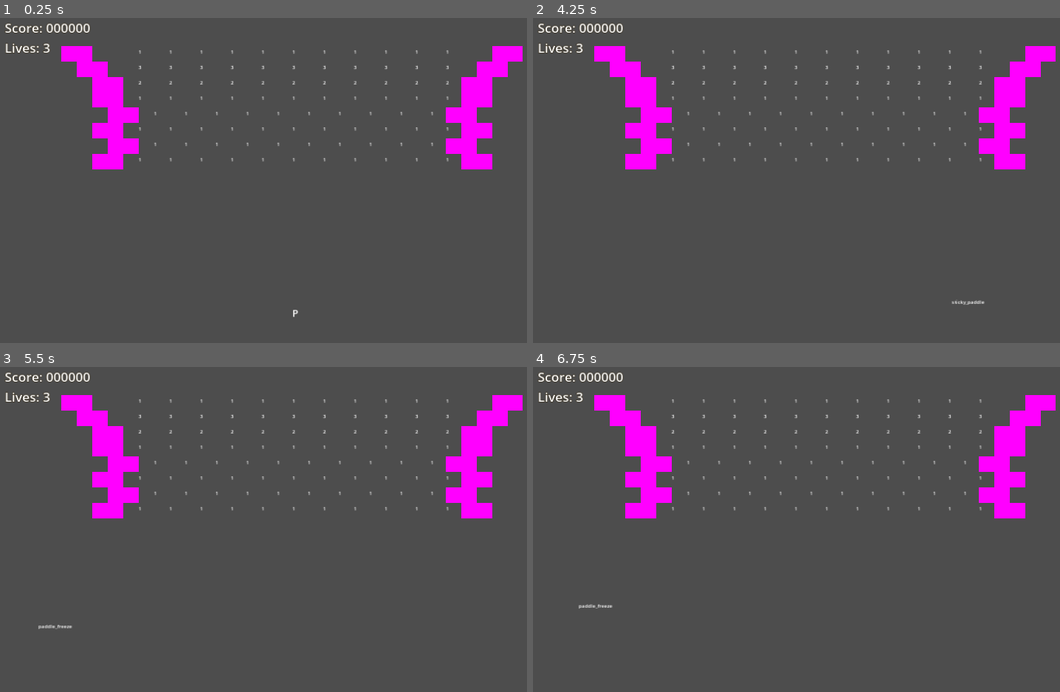
Above: before the commit, frames 1-4 (two rows, left to right).
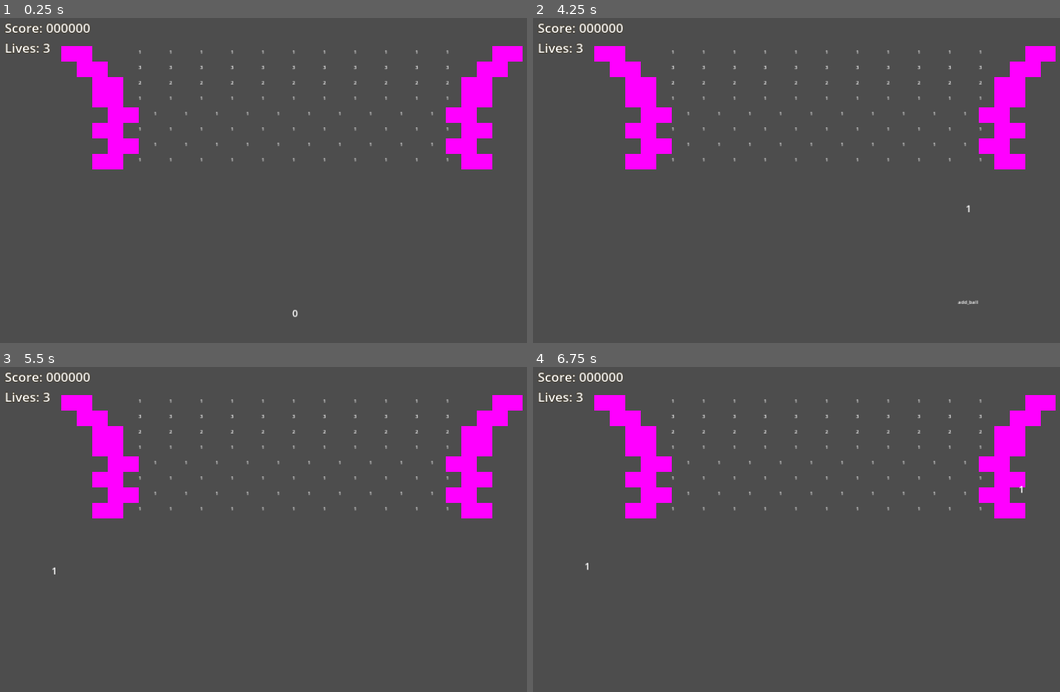
Above: after the commit, the same moments.

Repository: O-39889/brickout
Game: Godot game, scene res://scenes/main_level.tscn
Two runs of this game, one before a commit and one after it. Both use one fixed random seed, a clock stepped at 60 frames per second and the inputs below.
Inputs (mouse positions are in pixels of both pictures, inside the frame that each line leads up to):
- Up to frame 1 (0.25 s): no input
- Up to frame 2 (4.25 s): tap Enter at 0.5 s; move the mouse to (859, 174) at 0.52 s; click (859, 174) at 0.67 s; tap R (debug_restart) every 0.75 s from 1.25 to 3.5 s; move the mouse to (796, 177) at 1.27 s; click (796, 177) at 1.42 s; move the mouse to (838, 170) at 2.02 s; click (838, 170) at 2.17 s; move the mouse to (817, 180) at 2.77 s; click (817, 180) at 2.92 s; move the mouse to (870, 180) at 3.52 s; click (870, 180) at 3.67 s; tap F3 (debug_3) at 4.15 s
- Up to frame 3 (5.5 s): tap R (debug_restart) at 4.25 s; move the mouse to (247, 523) at 4.27 s; click (247, 523) at 4.42 s; tap F4 (debug_4) at 4.9 s; move the mouse to (300, 526) at 5.02 s; click (300, 526) at 5.17 s
- Up to frame 4 (6.75 s): tap F5 (debug_5) at 5.65 s; move the mouse to (801, 519) at 5.77 s; click (801, 519) at 5.92 s; move the mouse to (859, 523) at 6.52 s; click (859, 523) at 6.67 s

The runs differ from the first frame. In frame 1, less than 0.1% of the frame differs, in the area x 55-57%, y 89-93%; in frame 2, less than 0.1%; in frame 3, less than 0.1%; in frame 4, less than 0.1%, in the area x 8-93%, y 36-75%.

Commit message:
VERY PROBABLY make balls behave better when colliding
Yes, again

Diff:
--- a/scenes/Ball.tscn
+++ b/scenes/Ball.tscn
@@ -1,13 +1,16 @@
-[gd_scene load_steps=3 format=3 uid="uid://snfgq3rpho6f"]
+[gd_scene load_steps=4 format=3 uid="uid://snfgq3rpho6f"]
 
 [ext_resource type="Script" path="res://scripts/Ball.gd" id="1_6mlqy"]
 
 [sub_resource type="CircleShape2D" id="CircleShape2D_vbfvk"]
 radius = 20.0
 
+[sub_resource type="CircleShape2D" id="CircleShape2D_8nncr"]
+radius = 21.0
+
 [node name="Ball" type="CharacterBody2D" groups=["balls"]]
 collision_layer = 4
-collision_mask = 23
+collision_mask = 19
 motion_mode = 1
 wall_min_slide_angle = 0.0
 safe_margin = 0.1
@@ -23,4 +26,12 @@
 [node name="VisibleOnScreenNotifier2D" type="VisibleOnScreenNotifier2D" parent="."]
 rect = Rect2(-20, -20, 40, 40)
 
+[node name="OtherBallDetectionArea" type="Area2D" parent="."]
+collision_layer = 0
+collision_mask = 4
+
+[node name="CollisionShape2D" type="CollisionShape2D" parent="OtherBallDetectionArea"]
+shape = SubResource("CircleShape2D_8nncr")
+
 [connection signal="screen_exited" from="VisibleOnScreenNotifier2D" to="." method="_on_visible_on_screen_notifier_2d_screen_exited"]
+[connection signal="body_exited" from="OtherBallDetectionArea" to="." method="_on_other_ball_detection_area_body_exited"]
--- a/scripts/Ball.gd
+++ b/scripts/Ball.gd
@@ -48,6 +48,10 @@
 	get:
 		return BALL_SPEEDS[target_speed_idx];
 
+# TODO: make it also check that it doesn't collide with regular bricks before
+# starting the horizontal cooldown (and reset it each time it collides with
+# a regular breakable brick just so that it doesn't detect being "stuck"
+# while it might possibly be not stuck yet)
 var horizontal_cooldown: float = MAX_HORIZONTAL_TIME;
 var horizontal_state : HorizontalCooldown = HorizontalCooldown.Inactive;
 var speed : float = BALL_SPEEDS[target_speed_idx];
@@ -78,20 +82,22 @@
 var explosion_packed := preload("res://scenes/Explosion.tscn");
 var last_direction : Vector2;
 @onready var collision_shape : CollisionShape2D = find_child("CollisionShape2D");
-
-
-#func _enter_tree():
-	#set_collision_mask_value(3, false);
-	#$CollisionShape2D.debug_color = Color(Color.WHITE, 107.0 / 256.0);
+@onready var ball_detection_area : Area2D = find_child('OtherBallDetectionArea');
 
 
 func _ready():
-	($VisibleOnScreenNotifier2D.rect as Rect2).position = Vector2(-BALL_RADIUS, -BALL_RADIUS);
-	($VisibleOnScreenNotifier2D.rect as Rect2).size = Vector2(BALL_RADIUS * 2, BALL_RADIUS * 2);
-	#EventBus.ball_target_speed_idx_changed.connect(_on_target_speed_idx_changed);
+	$VisibleOnScreenNotifier2D.rect.position = Vector2(-BALL_RADIUS * 2, -BALL_RADIUS * 2);
+	$VisibleOnScreenNotifier2D.rect.size = Vector2(BALL_RADIUS * 4, BALL_RADIUS * 4);
 	collision_shape.shape.radius = BALL_RADIUS;
+	ball_detection_area.find_child('CollisionShape2D').shape.radius = BALL_RADIUS + 1.01;
 	if stuck:
 		process_mode = Node.PROCESS_MODE_DISABLED;
+	else:
+		await get_tree().physics_frame;
+		if ball_detection_area:
+			if ball_detection_area.get_overlapping_bodies().filter(func(x):
+				return x is Ball and x != self).is_empty():
+					set_collision_mask_value(3, true);
 
 
 static func increase_speed():
@@ -111,10 +117,14 @@
 	stuck = false;
 	velocity = direction.normalized() * target_speed;
 	last_direction = velocity.normalized();
-	#(get_tree().create_timer(BALL_RADIUS * sqrt(2) / target_speed)
-		#.timeout.connect(func():
-			#set_collision_mask_value(3, true);
-			#collision_shape.debug_color = Color('0099b36b')));
+	await get_tree().physics_frame;
+	if ball_detection_area:
+		if ball_detection_area.get_overlapping_bodies().filter(
+			func(x): return x is Ball and x != self
+		).is_empty():
+			set_collision_mask_value(3, true);
+			ball_detection_area.visible = false;
+			ball_detection_area.process_mode = Node.PROCESS_MODE_DISABLED;
 
 
 ## Change the direction of the ball, its current speed remaining the same.
@@ -128,26 +138,35 @@
 
 
 func handle_cloned(clones: Array[Ball]):
+	if false:
+		return;
+		set_collision_mask_value(3, false);
+		collision_shape.self_modulate = Color.BLACK;
+		for ball in clones:
+			ball.set_collision_mask_value(3, false);
+			ball.collision_shape.self_modulate = Color.BLACK;
+		get_tree().create_timer(BALL_RADIUS * 2 / target_speed).\
+			timeout.connect(func():
+				set_collision_mask_value(3, true);
+				collision_shape.self_modulate = Color.WHITE;
+				for b in clones:
+					b.set_collision_mask_value(3, true)
+					b.collision_shape.self_modulate = Color.WHITE);
+	ball_detection_area.visible = true;
+	ball_detection_area.process_mode = Node.PROCESS_MODE_INHERIT;
 	set_collision_mask_value(3, false);
-	collision_shape.self_modulate = Color.BLACK;
-	for ball in clones:
-		ball.set_collision_mask_value(3, false);
-		ball.collision_shape.self_modulate = Color.BLACK;
-	get_tree().create_timer(BALL_RADIUS * 2 / target_speed).\
-		timeout.connect(func():
-			set_collision_mask_value(3, true);
-			collision_shape.self_modulate = Color.WHITE;
-			for b in clones:
-				b.set_collision_mask_value(3, true)
-				b.collision_shape.self_modulate = Color.WHITE);
 
 
 # that started to look worse somehow
 func handle_collision(collision: KinematicCollision2D):
 	var collider := collision.get_collider();
 	if collider is Ball:
+		#assert(false, 'Also there was supposed to be a jumpscare in here');
 		# and here we would somehow alter another guy's velocity
 		# und also avoid reduplication or idk lol
+		# actually might even be okay to use signals
+		# just will actually generalize the signal to just include any other
+		# CollisionObject2D it can collide with instead
 		EventBus.ball_collision.emit(self, collider);
 		#assert(false, 'NOT IMPLEMENTED!!!! AAAAAAHHHHHHHH');
 	elif collider is Paddle:
@@ -214,11 +233,14 @@
 
 
 func _physics_process(delta):
+	#modulate = Color.WHITE if get_collision_mask_value(3) else Color.BLACK;
 	# btw the last direction variable is unused yet
 	var velocity_dir : Vector2 = velocity.normalized();
 	var scalar_speed_difference : float = (
 		target_speed - velocity.length()
 	);
+	# to snap to the needed velocity without oscillating constantly around it
+	# in small increments or something
 	if abs(scalar_speed_difference) <= delta * ACCELERATION:
 		velocity = velocity_dir * target_speed;
 	# current speed is smaller than the target speed
@@ -267,6 +289,7 @@
 				string = 'P';
 			else:
 				string = 'E';
+	string = str(int(get_collision_mask_value(3)));
 	draw_string(ThemeDB.fallback_font, Vector2.ZERO, string,HORIZONTAL_ALIGNMENT_CENTER,
 	-1, 32)
 
@@ -278,4 +301,12 @@
 func _on_visible_on_screen_notifier_2d_screen_exited():
 	await get_tree().physics_frame; # idk why lol but okay
 	EventBus.ball_lost.emit(self);
-	#queue_free();
+
+
+func _on_other_ball_detection_area_body_exited(body):
+	var bodies := ball_detection_area.get_overlapping_bodies();
+	var filtered := bodies.filter(func(x): return x is Ball and not x == self)
+	if filtered.is_empty():
+		ball_detection_area.visible = false;
+		ball_detection_area.process_mode = Node.PROCESS_MODE_DISABLED;
+		set_collision_mask_value(3, true);
--- a/scripts/Level.gd
+++ b/scripts/Level.gd
@@ -165,11 +165,15 @@
 		powerup_component._request_powerup('triple_ball',
 			paddle.position - Vector2(0, 69));
 	if event.is_action_pressed('debug_3'):
-		powerup_component._request_powerup('sticky_paddle',
+		powerup_component._request_powerup('add_ball',
 			paddle.position - Vector2(0, 69));
 	if event.is_action_pressed('debug_4'):
-		powerup_component._request_powerup('paddle_freeze',
-			paddle.position - Vector2(0, 69));
+		Engine.time_scale = 1.0 if is_equal_approx(Engine.time_scale, 0.02) else 0.02;
+	if event.is_action_pressed('debug_5'):
+		var ball := BALL_PACKED.instantiate() as Ball;
+		ball.position = Vector2(1590, 440);
+		ball_component.add_child(ball);
+		ball.launch(Vector2(-0.1, -1));
 
 
 func _on_barrier_hit():
--- a/scripts/Paddle.gd
+++ b/scripts/Paddle.gd
@@ -39,8 +39,8 @@
 const STICKY_TIME_MAX: float = 30.000000000000004;
 const FROZEN_TIME : float = 7.0;
 const PADDLE_HEIGHT : float = 40;
-const BALL_RELEASE_COOLDOWN_MAX : float = 0.2;
-const BALL_AUTO_RELEASE_INTERVAL : float = 0.6;
+const BALL_RELEASE_COOLDOWN_MAX : float = 0.15;
+const BALL_AUTO_RELEASE_INTERVAL : float = 0.45;
 
 
 var level : Node2D;
@@ -101,11 +101,11 @@
 
 
 func add_bawl(b: Ball, persistent: bool):
+	b.stuck = true;
 	if b.get_parent() == null:
 		add_child(b);
 	else:
 		b.reparent(self);
-	b.stuck = true;
 	b.position.y = -collision_shape.shape.size.y / 2 - b.BALL_RADIUS;
 	balls.append(b);
 	if persistent:
